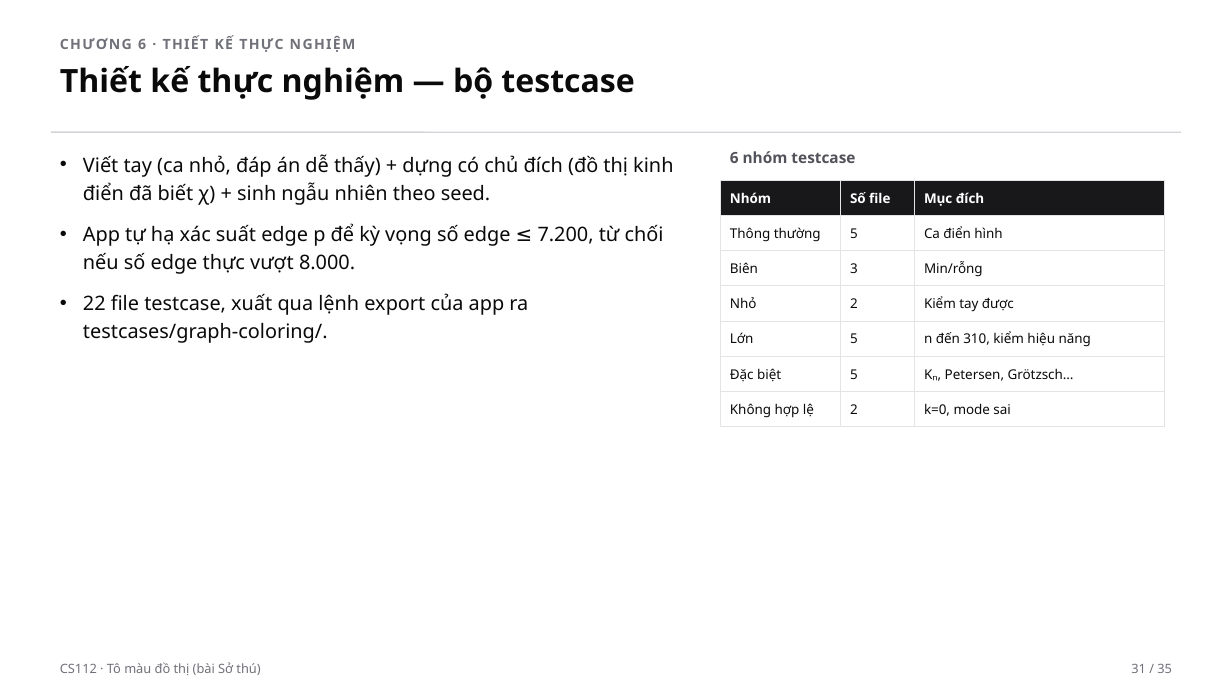
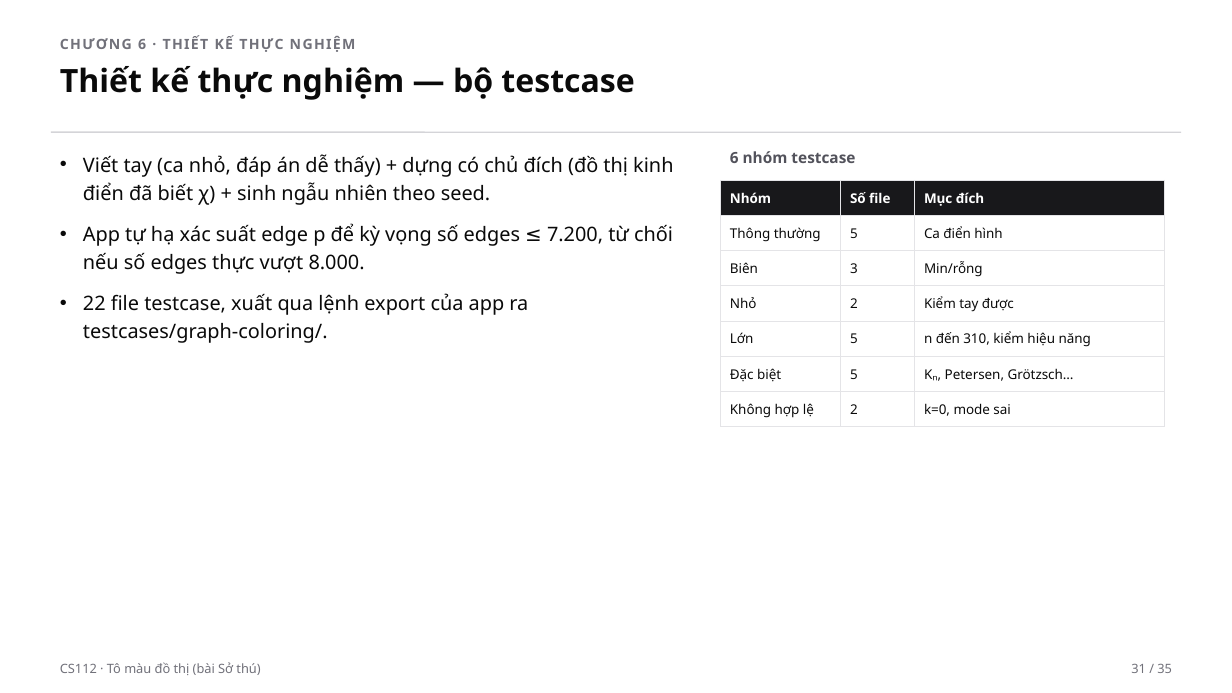
Before and after one commit to tkhieu/algorithm-visualizer, a slide deck: slide 31 of presentation/algorithm-visualizer-video.pptx. Drawn at 1232x693 pixels with LibreOffice and Linux fonts; fonts in the diff are those of the drawing. Boxes give left, top, right and bottom in pixels: in the first picture for what was removed or moved away, otherwise in the second. Text is boxed around its words. In the diff, an @@ line names an element or a change of style, - is before the commit and + after.

```diff
--- a/presentation/algorithm-visualizer-video.pptx
+++ b/presentation/algorithm-visualizer-video.pptx
@@ text at <box>83,223,673,274</box>: text changed @@
-• App tự hạ xác suất edge p để kỳ vọng số edge ≤ 7.200, từ chối nếu số edge thực vượt 8.000.
+• App tự hạ xác suất edge p để kỳ vọng số edges ≤ 7.200, từ chối nếu số edges thực vượt 8.000.
```
Also in this commit, not shown: 4 other slides changed, 4 other files.
